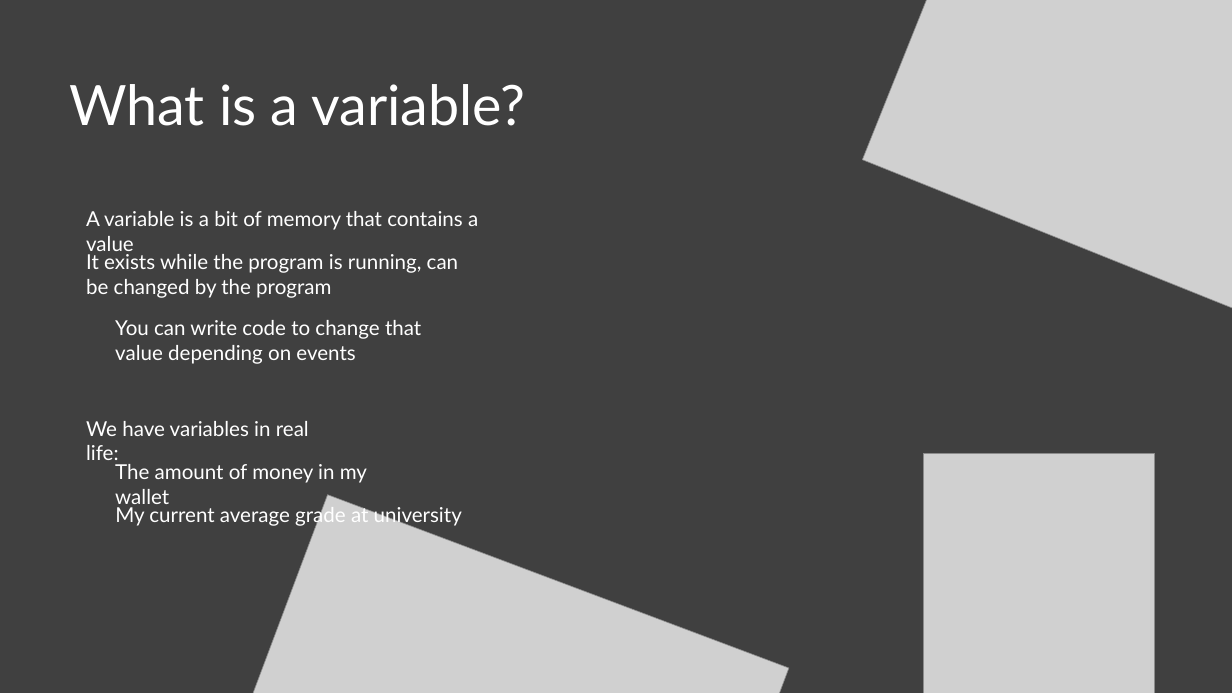
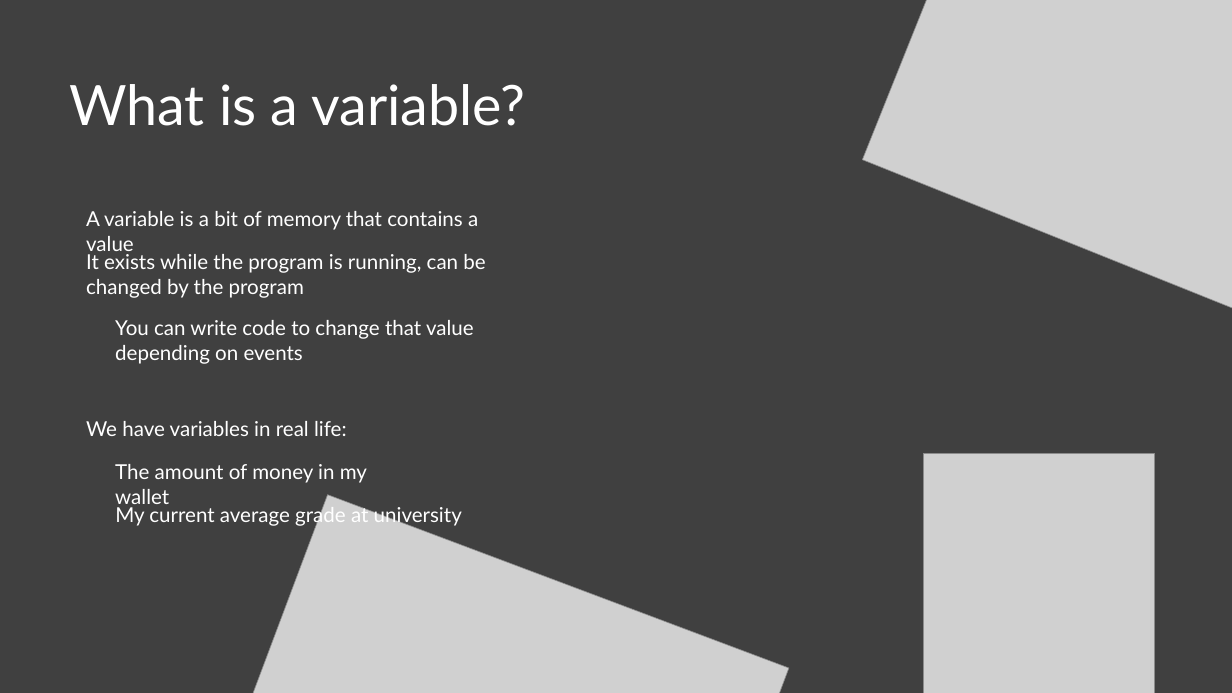
Before and after one commit to makerboxlao/training_resources, a slide deck: slide 4 of Programming_200222/intro.python.workshop.pptx. Drawn at 1232x693 pixels with LibreOffice and Linux fonts; fonts in the diff are those of the drawing; grey boxes stand for pictures; background and template pictures are left out. Boxes give left, top, right and bottom in pixels: in the first picture for what was removed or moved away, otherwise in the second. Text is boxed around its words. In the diff, an @@ line names an element or a change of style, - is before the commit and + after.

```diff
--- a/Programming_200222/intro.python.workshop.pptx
+++ b/Programming_200222/intro.python.workshop.pptx
@@ text "It exists while the program ..." rewrapped from box(86, 254, 458, 298) to box(86, 254, 485, 298) @@
@@ text "You can write code to ..." rewrapped from box(115, 320, 421, 364) to box(115, 320, 474, 364) @@
@@ text "We have variables in real ..." rewrapped from box(86, 421, 309, 466) to box(86, 421, 347, 436) @@
```
Also in this commit, not shown: 21 other slides changed, 1 slide added, 1 slide removed, 3 other files.
